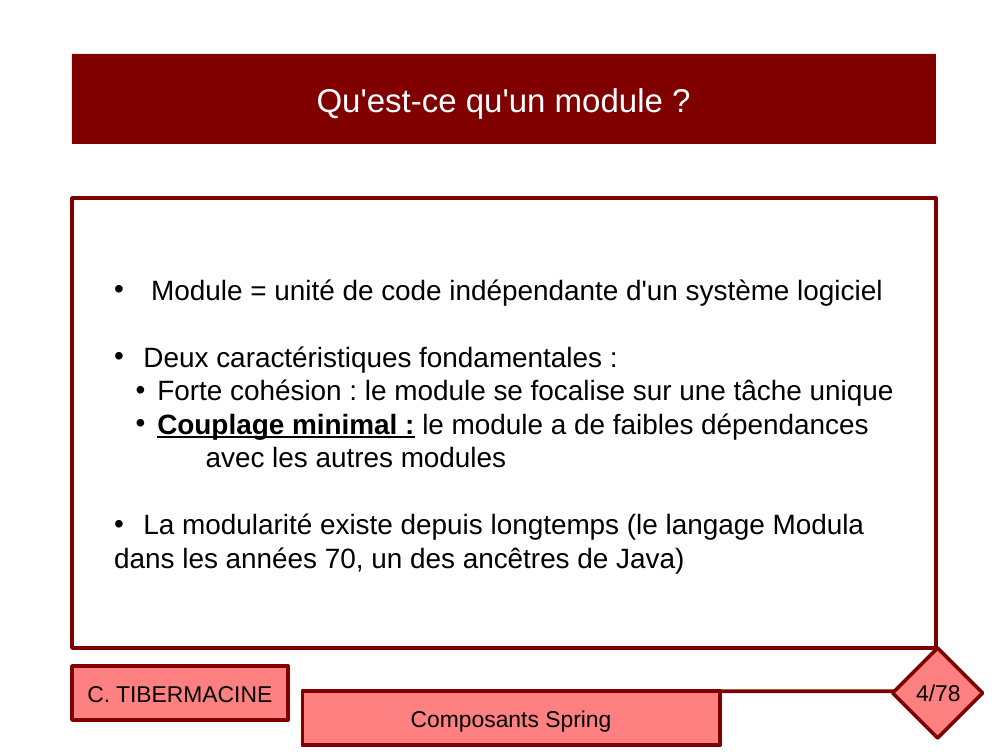
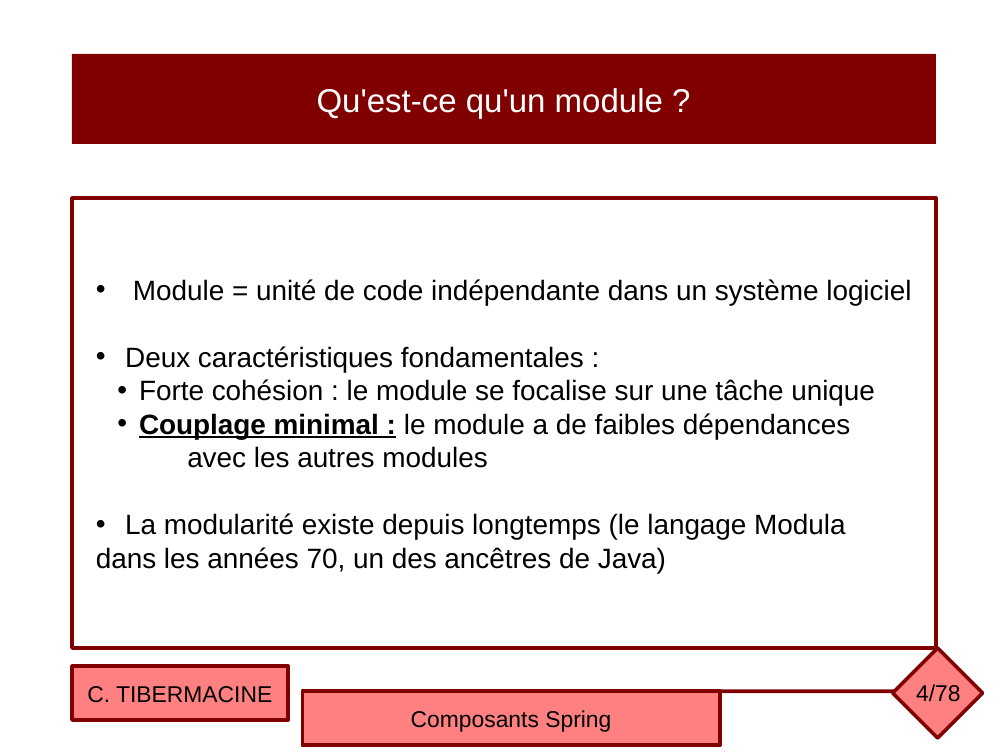
Before and after one commit to ctiber/composants, a slide deck: slide 4 of cours/cours2.odp. Drawn at 1008x756 pixels with LibreOffice and Linux fonts; fonts in the diff are those of the drawing. Boxes give left, top, right and bottom in pixels: in the first picture for what was removed or moved away, otherwise in the second. Text is boxed around its words. In the diff, an @@ line names an element or a change of style, - is before the commit and + after.

```diff
--- a/cours/cours2.odp
+++ b/cours/cours2.odp
@@ text in rectangle at [133,279,911,305]: text changed @@
-• Module = unité de code indépendante d'un système logiciel
+• Module = unité de code indépendante dans un système logiciel
```
Also in this commit, not shown: 5 other slides changed, 18 other files.
